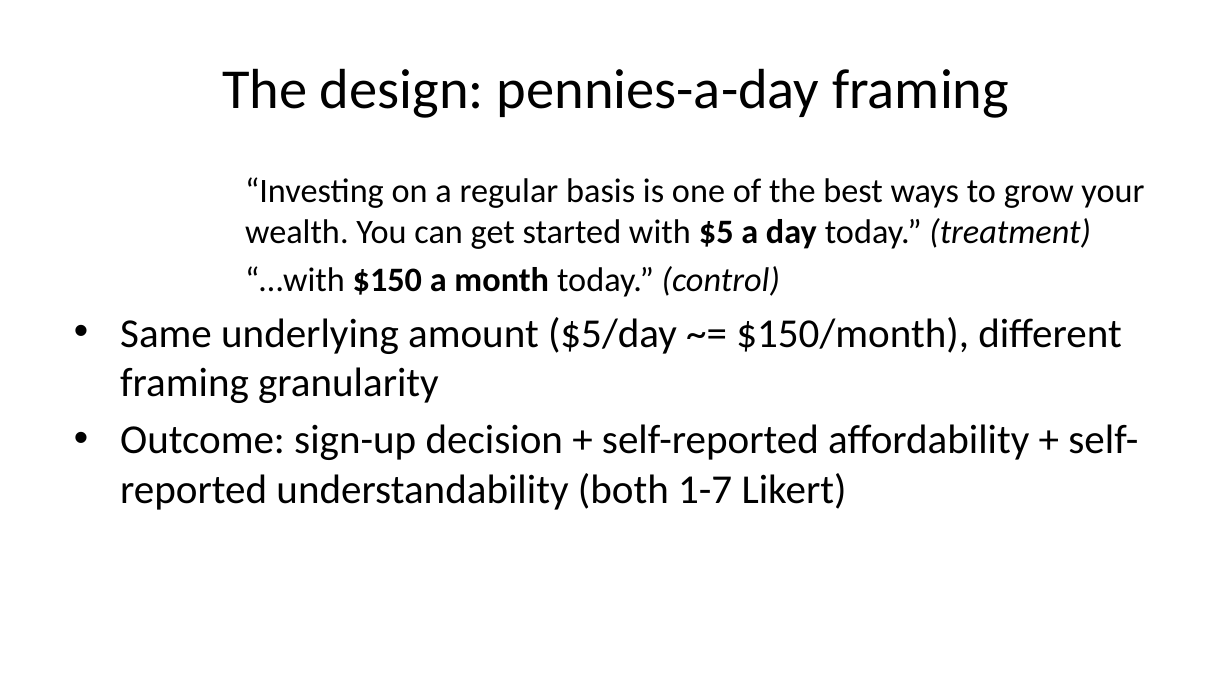
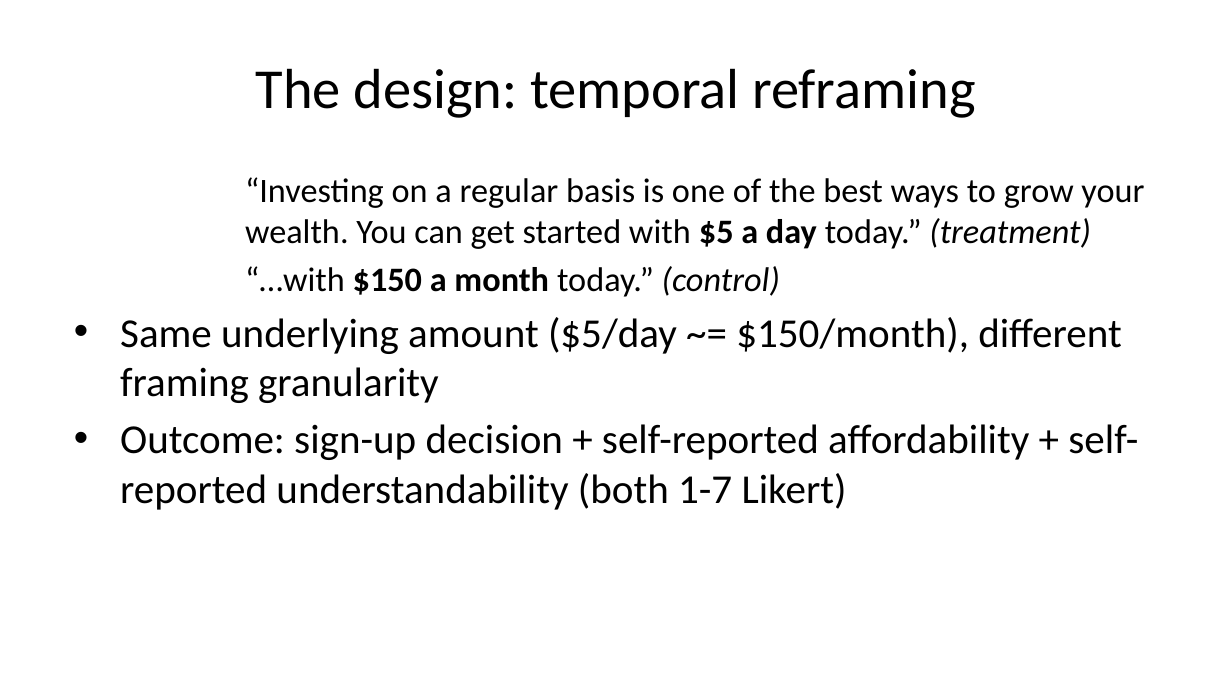
Before and after one commit to prof-stephenshu/behavioral-research-env, a slide deck: slide 16 of presentations/2026-workshop/slides.pptx. Drawn at 1232x693 pixels with LibreOffice and Linux fonts; fonts in the diff are those of the drawing. Boxes give left, top, right and bottom in pixels: in the first picture for what was removed or moved away, otherwise in the second. Text is boxed around its words. In the diff, an @@ line names an element or a change of style, - is before the commit and + after.

Commit message:
Replace incorrect pennies-a-day label with temporal reframing throughout
Pennies-a-day (Gourville, 1998) is a related but distinct concept from a
different cited paper -- the actual manipulation and reference study
(Shu, Thomas and Smith, 2021) is termed temporal reframing. Fixed in:
- projects/test-run-1 and test-run-1-n400 design docs and analysis summaries
- presentations/2026-workshop slides.md and workbook.md, with slides.pptx
  and workbook.pdf regenerated to match

```diff
--- a/presentations/2026-workshop/slides.pptx
+++ b/presentations/2026-workshop/slides.pptx
@@ title at (x1=256, y1=68, x2=975, y2=118): text changed @@
-The design: pennies-a-day framing
+The design: temporal reframing
```
Also in this commit, not shown: 1 other slide changed, 7 other files.
